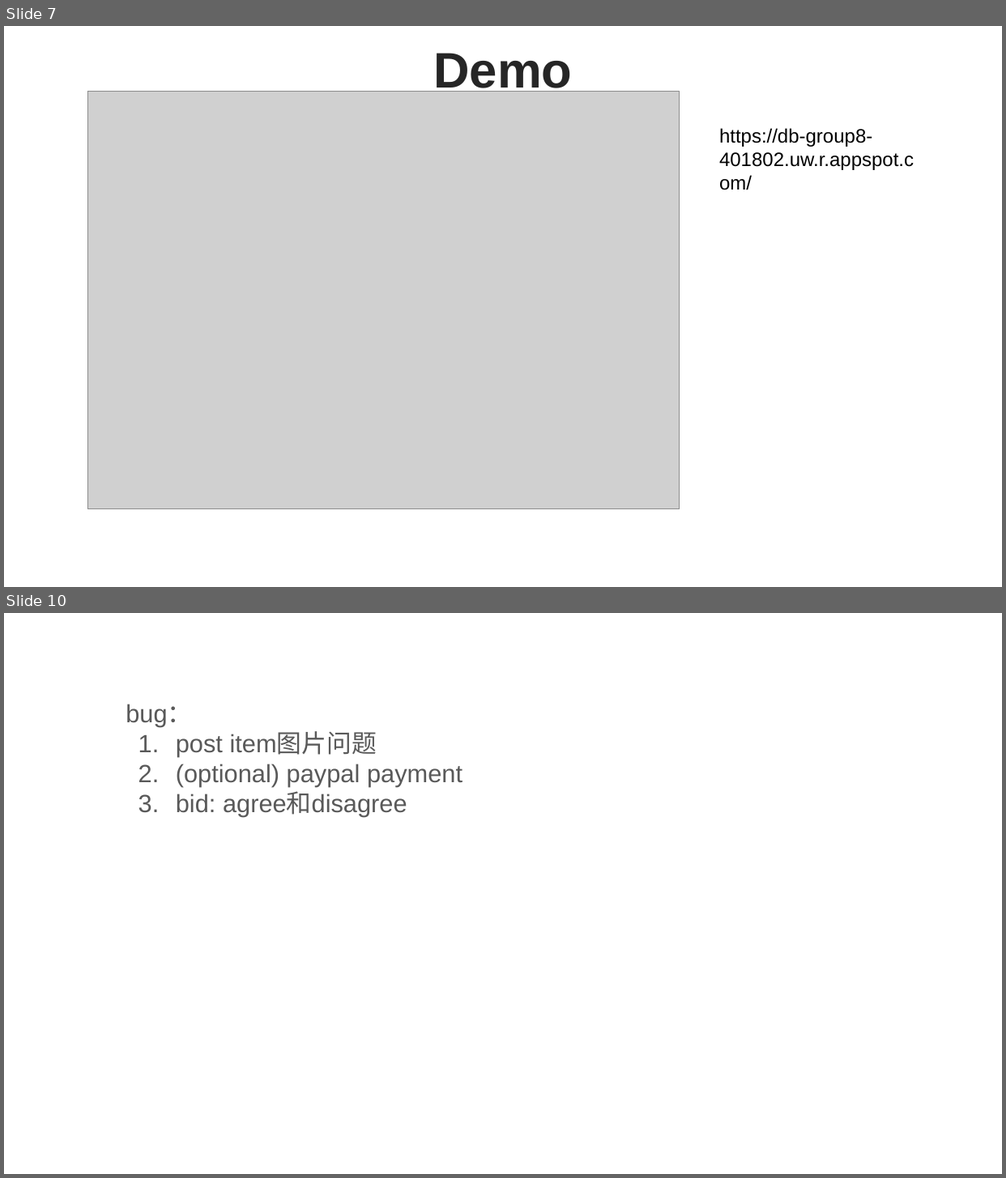
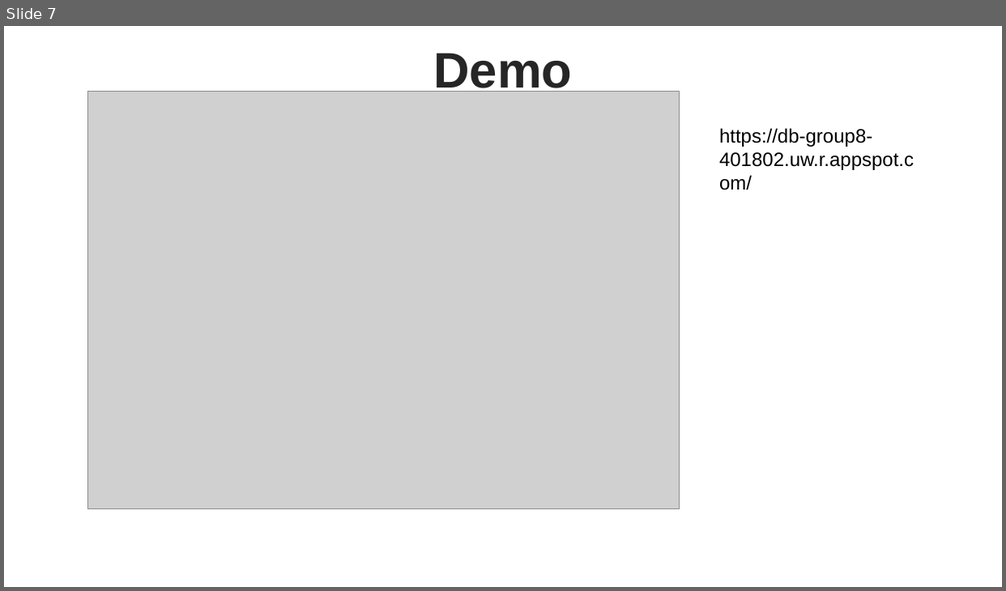
Before and after one commit to DailyGrow/phone-bidding, a slide deck: res/Group8_Final_Demo.pptx. Shown one above the other, each under a label of ours: slides 7 and 10 before the commit, slide 7 after it; the slides between them are not shown. The pictures are 1006x1178 and 1006x591 pixels, drawn with LibreOffice and Linux fonts; fonts in the diff are those of the drawing; grey boxes stand for pictures. Boxes give left, top, right and bottom in pixels: in the first picture for what was removed or moved away, otherwise in the second. Text is boxed around its words. In the diff, an @@ line names an element or a change of style, - is before the commit and + after.

```diff
--- a/res/Group8_Final_Demo.pptx
+++ b/res/Group8_Final_Demo.pptx
@@ slide 10 removed at (4, 613, 1002, 1174), background #FFFFFF @@
@@ text removed at (126, 704, 462, 817) @@
-bug：
-1. post item图片问题
-2. (optional) paypal payment
-3. bid: agree和disagree
```
Also in this commit, not shown: 1 slide changed, 2 other slides removed.
